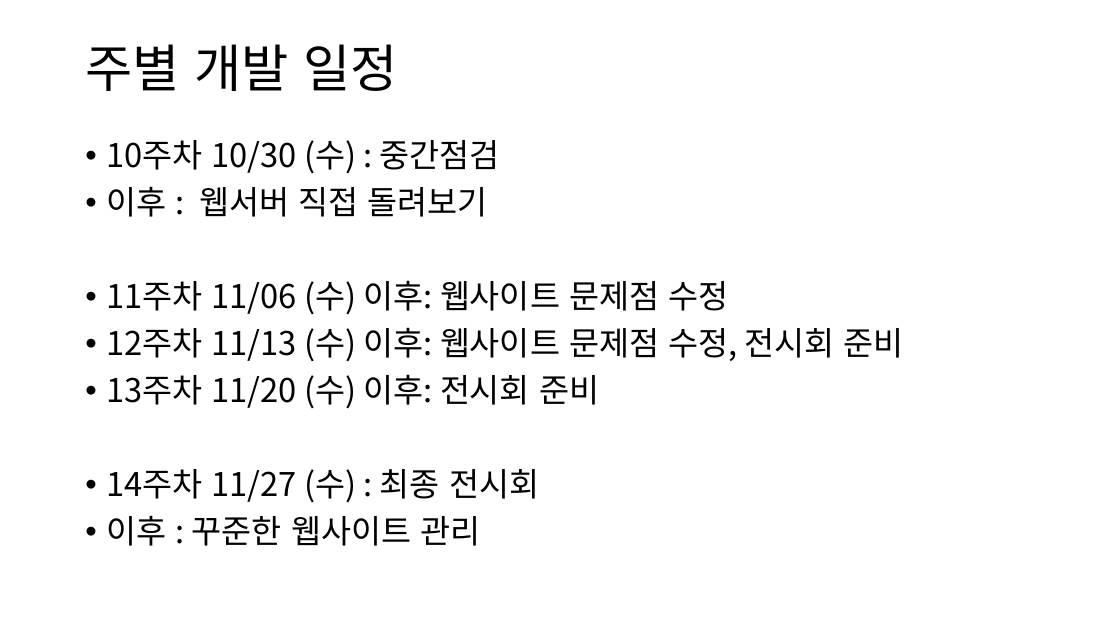
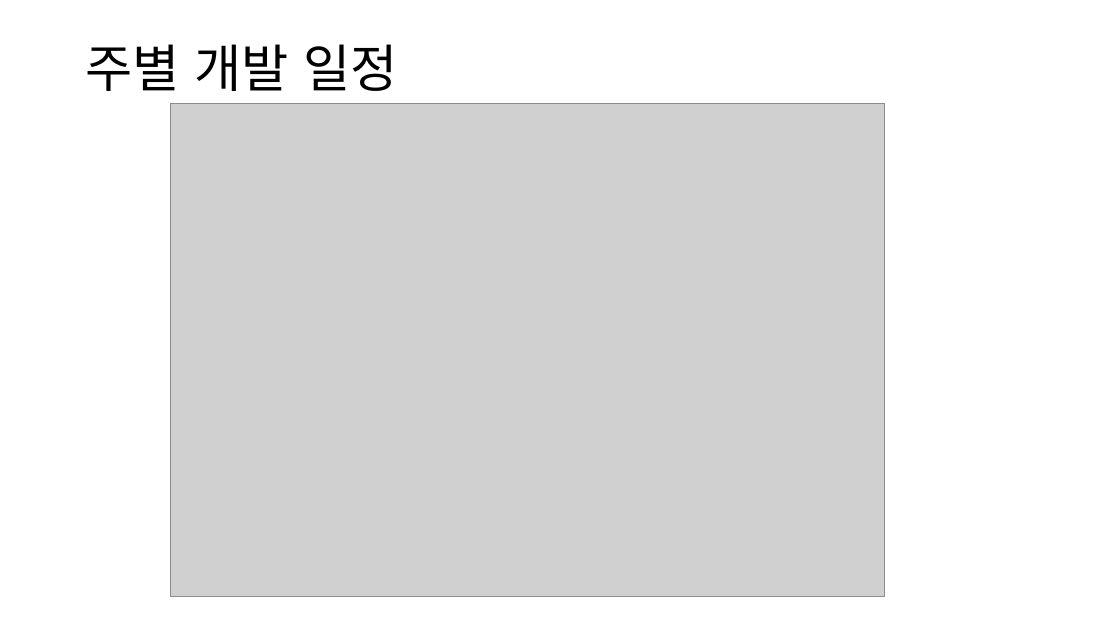
Before and after one commit to bongdam-safety/documents, a slide deck: slide 6 of 업무분장 및 주차별 일정.pptx. Drawn at 1120x630 pixels with LibreOffice and Linux fonts; fonts in the diff are those of the drawing; grey boxes stand for pictures. Boxes give left, top, right and bottom in pixels: in the first picture for what was removed or moved away, otherwise in the second. Text is boxed around its words. In the diff, an @@ line names an element or a change of style, - is before the commit and + after.

Commit message:
업무분장 및 주차별계획 수정

```diff
--- a/업무분장 및 주차별 일정.pptx
+++ b/업무분장 및 주차별 일정.pptx
@@ picture added at <box>171,103,885,597</box> @@
@@ text removed at <box>106,140,904,546</box> @@
-• 10주차 10/30 (수) : 중간점검
-• 이후 : 웹서버 직접 돌려보기
-• 11주차 11/06 (수) 이후: 웹사이트 문제점 수정
-• 12주차 11/13 (수) 이후: 웹사이트 문제점 수정, 전시회 준비
-• 13주차 11/20 (수) 이후: 전시회 준비
-• 14주차 11/27 (수) : 최종 전시회
-• 이후 : 꾸준한 웹사이트 관리
```
Also in this commit, not shown: 4 other slides changed, 1 slide added, 1 slide removed, 1 other file.
